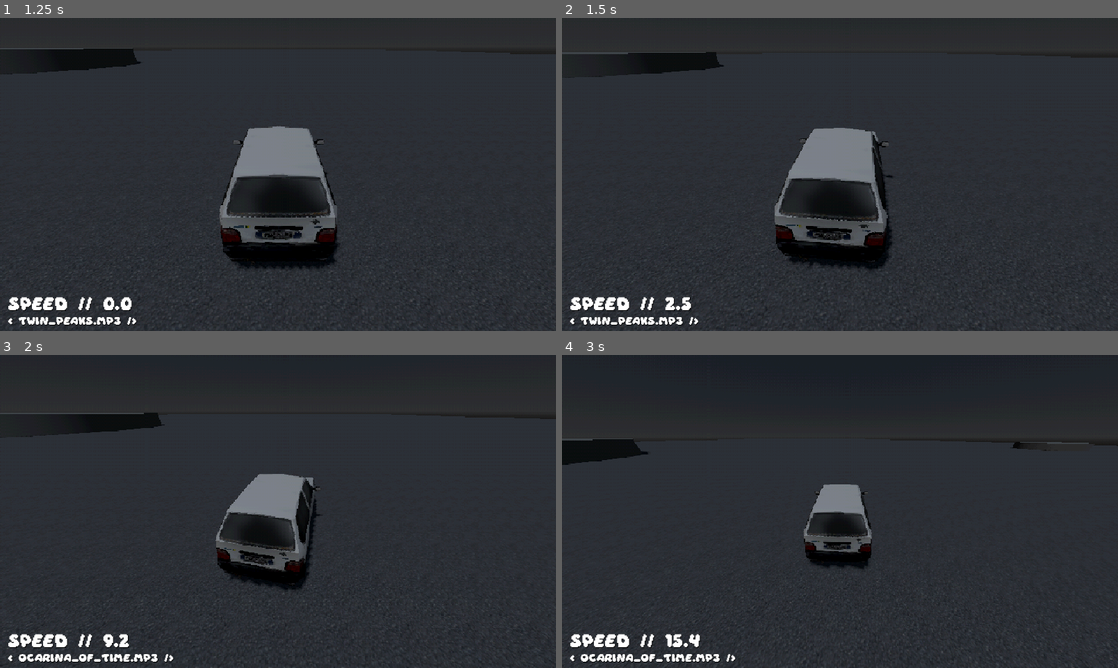
Above: before the commit, frames 1-4 (two rows, left to right).
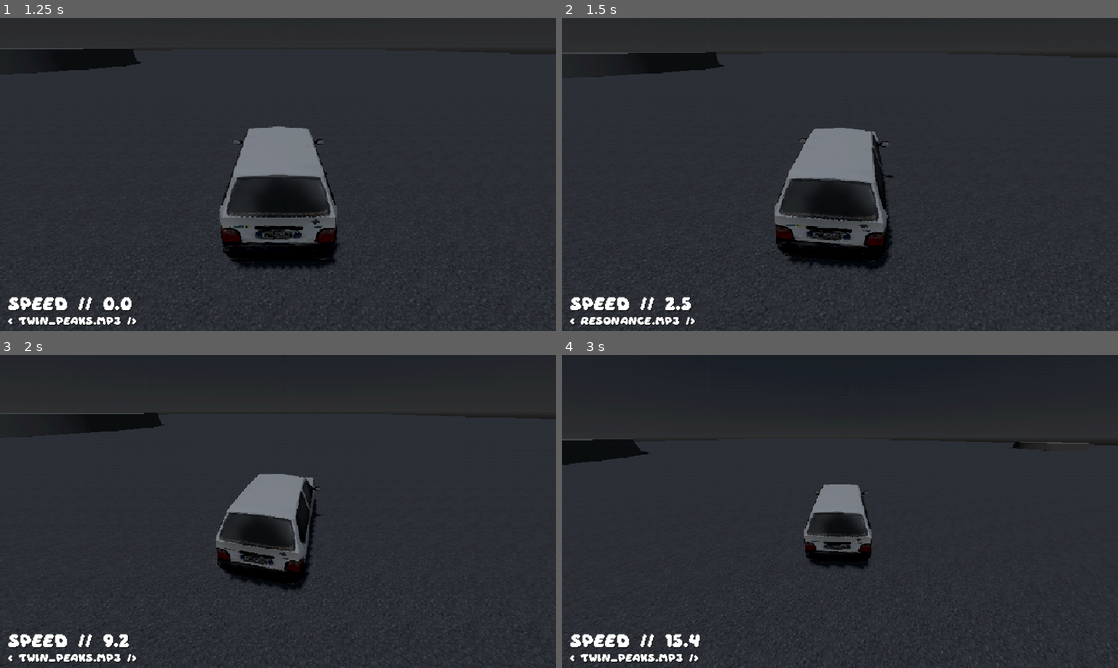
Above: after the commit, the same moments.

Repository: worghet/P06___CARVIBES
Game: Godot game, scene res://scenes/game.tscn
Two runs of this game, one before a commit and one after it. Both use one fixed random seed, a clock stepped at 60 frames per second and the inputs below. Sound files missing from this copy of the repository are replaced by a short silence.
Inputs (mouse positions are in pixels of both pictures, inside the frame that each line leads up to):
- Up to frame 1 (1.25 s): move the mouse to (400, 158) at 0.52 s; hold D (right) from 0.53 s (still down); tap Down (next_track) at 0.6 s; click (400, 158) at 0.67 s; tap Up (previous_track) at 0.8 s
- Up to frame 2 (1.5 s): move the mouse to (812, 174) at 1.27 s; release D (right) at 1.28 s; hold W (forward) from 1.28 s (still down); tap Up (previous_track) at 1.35 s
- Up to frame 3 (2 s): keep holding W (forward); tap Down (next_track) at 1.55 s
- Up to frame 4 (3 s): keep holding W (forward); move the mouse to (851, 505) at 2.02 s; hold Shift (drift) 2.03-2.78 s; tap Up (previous_track) at 2.3 s; move the mouse to (834, 517) at 2.77 s; tap Down (next_track) at 2.85 s; click (834, 517) at 2.92 s

Frame 1 is identical in both runs. In frame 2, 0.4% of the frame differs, in the area x 3-25%, y 95-99%; in frame 3, 0.5%; in frame 4, 0.5%, in the area x 3-32%, y 95-99%.

Commit message:
tweaked audio player
now can go back before first song

Diff:
--- a/carvibes/scripts/demo_audio.gd
+++ b/carvibes/scripts/demo_audio.gd
@@ -17,13 +17,14 @@
 
 const PREV = 0
 const NEXT = 1
+const START = 2
 
 
 var track_index = 0
 
 func _ready() -> void:
 
-	update_track(PREV)
+	update_track(START)
 
 
 func _input(event: InputEvent) -> void:
@@ -49,8 +50,11 @@
 
 func update_track(ACTION):
 
-	if ACTION == PREV and !track_index == 0:
-		track_index -= 1
+	if ACTION == PREV:
+		if track_index == 0:
+			track_index = track_list.size()-1
+		else:
+			track_index -= 1
 
 
 	elif ACTION == NEXT:
